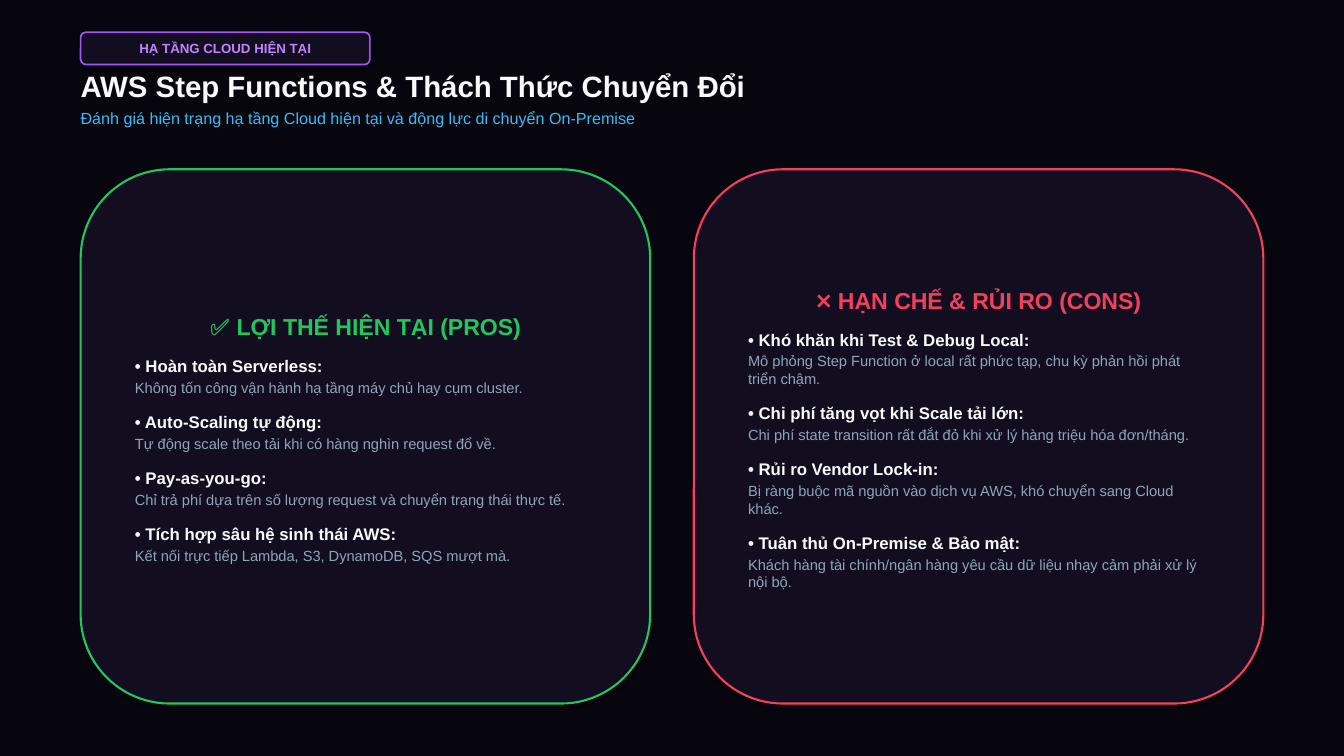
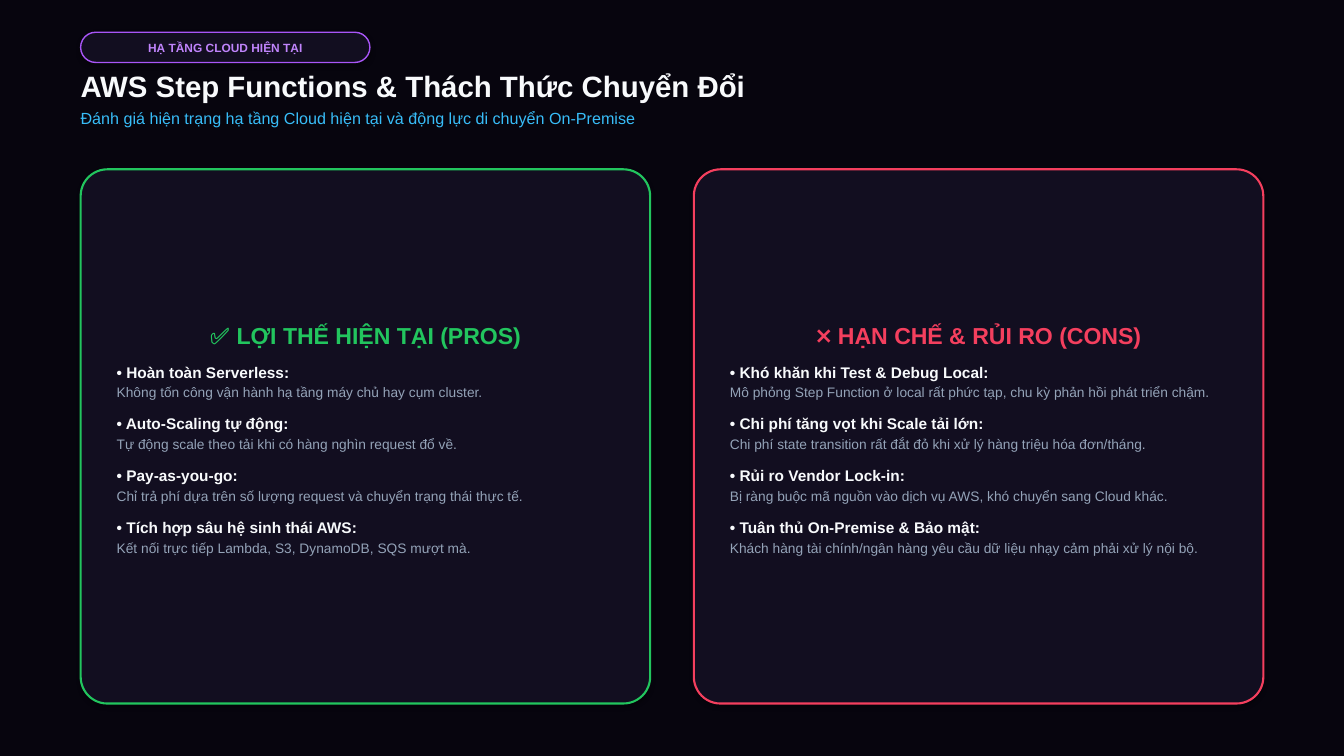
Before and after one commit to dangminhduchl/Airflow_Dagster, a slide deck: slide 2 of Airflow_vs_Dagster_Thuyet_Trinh.pptx. Drawn at 1344x756 pixels with LibreOffice and Linux fonts; fonts in the diff are those of the drawing. Boxes give left, top, right and bottom in pixels: in the first picture for what was removed or moved away, otherwise in the second. Text is boxed around its words. In the diff, an @@ line names an element or a change of style, - is before the commit and + after.

```diff
--- a/Airflow_vs_Dagster_Thuyet_Trinh.pptx
+++ b/Airflow_vs_Dagster_Thuyet_Trinh.pptx
@@ rounded rectangle "HẠ TẦNG CLOUD HIỆN TẠI" at <box>81,32,370,63</box>: size 9.5 to 8.5 pt; outline #A855F7 1.2 pt to #A855F7 1 pt; proportions changed @@
@@ rounded rectangle "✅ LỢI THẾ HIỆN TẠI ..." at <box>81,169,650,704</box>: proportions changed @@
@@ rounded rectangle "❌ HẠN CHẾ & RỦI ..." at <box>694,169,1263,704</box>: proportions changed @@
@@ text in rounded rectangle at <box>117,366,522,556</box>: size 12 to 11 pt in "• Hoàn toàn Serverless:", "• Auto-Scaling tự động:", "• Pay-as-you-go:", "• Tích hợp sâu hệ sinh thái ..."; size 10.5 to 9.8 pt in "Không tốn công vận hành hạ tầng ...", "Tự động scale theo tải khi có ...", "Chỉ trả phí dựa trên số lượng ...", "Kết nối trực tiếp Lambda, S3, DynamoDB, ..."; less space between paragraphs @@
@@ text in rounded rectangle at <box>730,366,1209,556</box>: size 12 to 11 pt in "• Khó khăn khi Test & Debug ...", "• Chi phí tăng vọt khi Scale ...", "• Rủi ro Vendor Lock-in:", "• Tuân thủ On-Premise & Bảo mật:"; size 10.5 to 9.8 pt in "Mô phỏng Step Function ở local rất ...", "Chi phí state transition rất đắt đỏ ...", "Bị ràng buộc mã nguồn vào dịch ...", "Khách hàng tài chính/ngân hàng yêu cầu ..."; less space between paragraphs @@
```
Also in this commit, not shown: 10 other slides changed, 22 other files.
